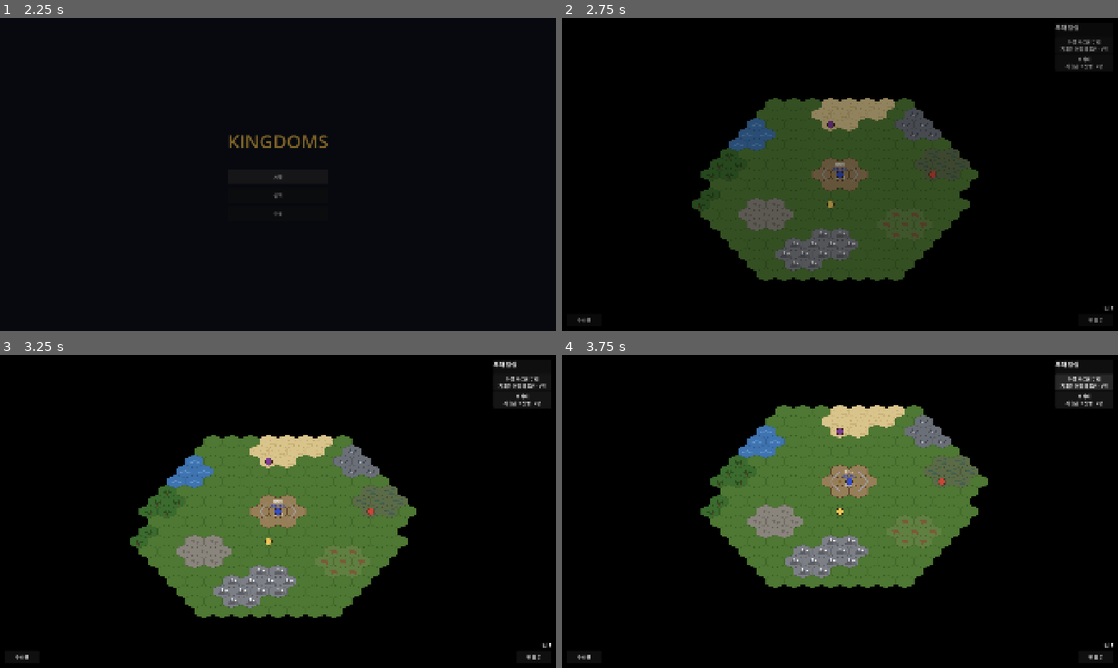
Above: before the commit, frames 1-4 (two rows, left to right).
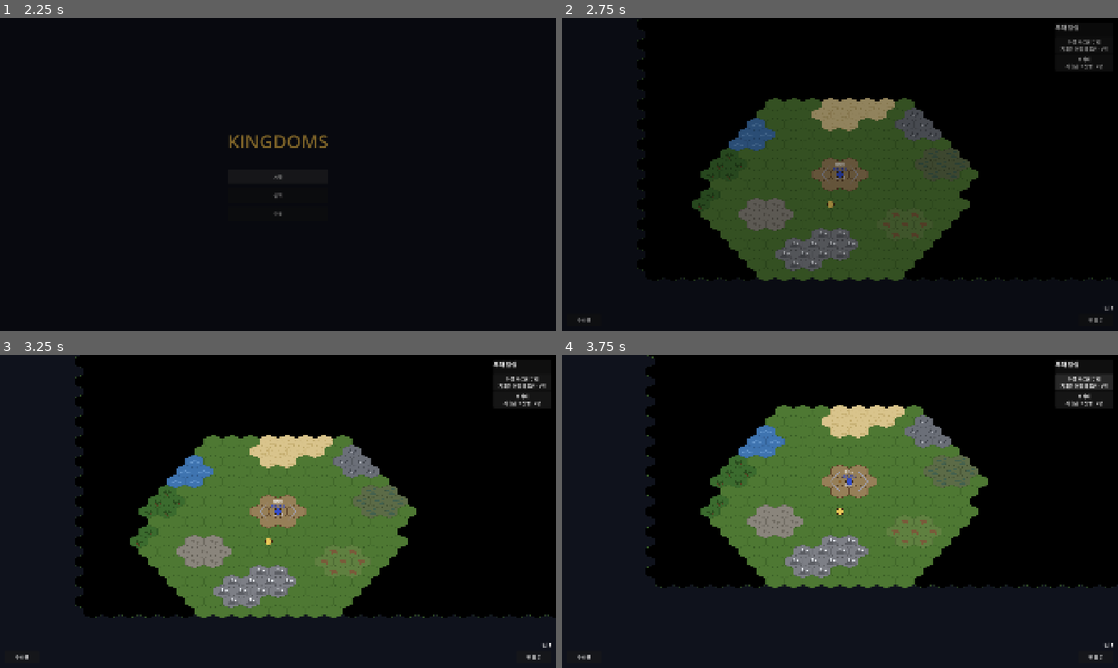
Above: after the commit, the same moments.

Repository: Johnyworld/kingdoms
Game: Godot game, scene res://scenes/splash/splash.tscn
The game is run twice, just before and just after one commit, with the same random seed, the same clock (stepped at 60 frames per second) and the same inputs.
Inputs (mouse positions are in pixels of both pictures, inside the frame that each line leads up to):
- Up to frame 1 (2.25 s): tap Enter at 0.5 s; move the mouse to (400, 158) at 0.52 s; hold D 0.53-1.25 s; hold Shift 0.53-1.25 s; click (400, 158) at 0.67 s; click "시작" at 1.25 s; click "시작" at 2 s
- Up to frame 2 (2.75 s): no input
- Up to frame 3 (3.25 s): drag from (166, 527) to (250, 574) at 2.77 s
- Up to frame 4 (3.75 s): click "아젤 하르윈 부대 지휘관 아젤 하르윈 · 5명" at 3.5 s

Frame 1 is identical in both runs. In frame 2, 0.2% of the frame differs, in the area x 13-99%, y 0-84%; in frame 3, 28%; in frame 4, 37%, in the area x 0-100%, y 0-100%.

Commit message:
feat(map): 지도 100x100 확장 + 4왕국 모서리 배치
맵 50x50→100x100. 중앙 앵커(플레이어=중앙, NPC=중앙 오프셋) 대신 4왕국을
네 모서리 근처(안쪽 MARGIN=10칸)에 배치 — 플레이어 남서(SW), 초원칸국 북서(NW)·
암흑제국 북동(NE)·사막술탄국 남동(SE, 방향 유지). 마을회관·카메라·시작 지형·
플레이어 부대는 PLAYER_BASE 기준, NPC 거점·부대는 NPC_BASES(+중앙 쪽 오프셋) 기준.
NPC_OFFSETS/NPC_BASE_OFFSETS 제거→MARGIN·PLAYER_BASE·NPC_BASES·NPC_PARTY_OFFSETS.

Co-Authored-By: Claude Opus 4.8 (1M context) <noreply@anthropic.com>

Diff:
--- a/scenes/game/fog.gd
+++ b/scenes/game/fog.gd
@@ -4,7 +4,7 @@
 ## - 탐험됨 + 현재 시야 밖: 50% 검정 (지형만 보임)
 ## - 현재 시야 안: 그리지 않음 (완전히 보임)
 ##
-## 맵 전체를 매 갱신마다 다시 그리면 낭비다(현재 50x50).
+## 맵 전체를 매 갱신마다 다시 그리면 낭비다(현재 100x100).
 ## 카메라에 보이는 셀 범위만 계산해 그리고, 그 범위가 바뀔 때만 다시 그린다.
 
 const UNSEEN_COLOR := Color(0, 0, 0, 1.0)     # 미탐험: 완전 검정
--- a/scenes/game/game.gd
+++ b/scenes/game/game.gd
@@ -1,9 +1,9 @@
 extends Node2D
-## 50x50 헥스 타일 맵(초원)을 그리고, 카메라를 중앙에 배치한다.
+## 100x100 헥스 타일 맵(초원)을 그리고, 카메라를 플레이어 거점(남서 모서리)에 배치한다.
 ## 카메라는 WASD 또는 마우스를 화면 가장자리에 대면 상하좌우로 이동한다.
 
-const MAP_WIDTH := 50
-const MAP_HEIGHT := 50
+const MAP_WIDTH := 100
+const MAP_HEIGHT := 100
 
 const CAM_SPEED := 900.0    # 픽셀/초
 const EDGE_MARGIN := 24     # 마우스 가장자리 스크롤 감지 여백(px)
@@ -30,19 +30,25 @@
 # 표적 우선순위(무방비 캠프·약한 적)를 이 반경 안에서만 우대한다. 밖이면 기존 최근접 접근으로 폴백.
 const NPC_PRIORITY_SCAN := 8
 
-# NPC 부대 배치 오프셋(맵 중앙 기준 칸). 초기 시야 안에 들도록 임시 배치한다.
-const NPC_OFFSETS := {
-	"qasim": Vector2i(5, 0),
-	"balthazar": Vector2i(0, -5),
-	"batur": Vector2i(-7, 1),
+# 4왕국 거점 배치 — 각 왕국을 맵 모서리 근처(안쪽 MARGIN칸)에 둔다. y↑=남, x↑=동.
+# 플레이어는 남서(SW), NPC 3세력은 나머지 세 모서리(방향 유지: 서=NW, 북=NE, 동=SE).
+const MARGIN := 10   # 모서리에서 거점 중심까지 안쪽 거리(칸)
+
+# 플레이어 거점(마을회관) 중심 — 남서(SW) 모서리.
+const PLAYER_BASE := Vector2i(MARGIN, MAP_HEIGHT - 1 - MARGIN)
+
+# NPC 세력 거점(캠프) 중심 — 나머지 세 모서리.
+const NPC_BASES := {
+	"batur": Vector2i(MARGIN, MARGIN),                                     # 북서(NW) — 초원 칸국(서)
+	"balthazar": Vector2i(MAP_WIDTH - 1 - MARGIN, MARGIN),                 # 북동(NE) — 암흑 제국(북)
+	"qasim": Vector2i(MAP_WIDTH - 1 - MARGIN, MAP_HEIGHT - 1 - MARGIN),    # 남동(SE) — 사막 술탄국(동)
 }
 
-# NPC 세력 거점(캠프) 배치 오프셋(맵 중앙 기준 칸). 각 부대와 같은 방향의 바깥쪽 —
-# 초기 시야 밖이라 처음엔 안개에 가려지고, 플레이어가 다가가 발견하면 드러난다.
-const NPC_BASE_OFFSETS := {
-	"qasim": Vector2i(11, 0),      # 사막 술탄국 — 동
-	"balthazar": Vector2i(0, -11), # 암흑 제국 — 북
-	"batur": Vector2i(-12, 1),     # 초원 칸국 — 서
+# NPC 부대 시작 오프셋(자기 거점 기준, 맵 중앙 쪽). 거점보다 안쪽에 서서 초기 조우 여지를 둔다.
+const NPC_PARTY_OFFSETS := {
+	"batur": Vector2i(5, 5),       # NW → 중앙(+x,+y)
+	"balthazar": Vector2i(-5, 5),  # NE → 중앙(-x,+y)
+	"qasim": Vector2i(-5, -5),     # SE → 중앙(-x,-y)
 }
 
 @onready var terrain: TileMapLayer = $TerrainLayer
@@ -152,7 +158,7 @@
 	_siege_overlay.ladders = _ladders
 	add_child(_siege_overlay)
 	# 첫 거점은 마을회관 티어로 시작(캠프에서 한 번 업그레이드된 상태) — 인구 상한 10, 시작부터 생산 건물 해금.
-	building.setup(terrain, Vector2i(MAP_WIDTH / 2, MAP_HEIGHT / 2), "town_hall")
+	building.setup(terrain, PLAYER_BASE, "town_hall")
 	building.wall_level = 1   # 시작 성벽(공성 시험용) → siege-engines.md
 	building.wall_hp = Siege.WALL_MAX_HP
 	building.gate_hp = Siege.GATE_MAX_HP
@@ -217,11 +223,11 @@
 	_min_pos = Vector2(min(corner_a.x, corner_b.x), min(corner_a.y, corner_b.y))
 	_max_pos = Vector2(max(corner_a.x, corner_b.x), max(corner_a.y, corner_b.y))
 
-## 시작 지점(중앙 캠프) 근처에 방ㄴ향별 지형 덩어리를 배치한다.
-## 서쪽=숲 · 동쪽=습지 · 북쪽=사막 · 남쪽=산. 캠프(중앙 반경1)·주인공 배치 칸과 겹치지 않게 떨어뜨린다.
+## 플레이어 거점(남서 모서리) 근처에 방향별 지형 덩어리를 배치한다.
+## 서쪽=숲 · 동쪽=습지 · 북쪽=사막 · 남쪽=산. 캠프(중심 반경1)·주인공 배치 칸과 겹치지 않게 떨어뜨린다.
 ## (y가 커질수록 남쪽, x가 커질수록 동쪽.)
 func _place_starting_terrain() -> void:
-	var center := Vector2i(MAP_WIDTH / 2, MAP_HEIGHT / 2)
+	var center := PLAYER_BASE
 	_paint_patches([center + Vector2i(-6, -1), center + Vector2i(-8, 2)], Terrain.FOREST)   # 서쪽 숲
 	_paint_patches([center + Vector2i(6, -1), center + Vector2i(8, 2)], Terrain.SWAMP)      # 동쪽 습지
 	_paint_patches([center + Vector2i(0, -6), center + Vector2i(2, -7)], Terrain.DESERT)    # 북쪽 사막
@@ -241,15 +247,14 @@
 		for n in terrain.get_surrounding_cells(center):
 			terrain.set_cell(n, source_id, Terrain.ATLAS)
 
-## 카메라를 맵 중앙 타일로 이동시킨다.
+## 카메라를 플레이어 거점(남서 모서리) 타일로 이동시킨다.
 func _center_camera() -> void:
-	var center_cell := Vector2i(MAP_WIDTH / 2, MAP_HEIGHT / 2)
-	camera.position = terrain.map_to_local(center_cell)
+	camera.position = terrain.map_to_local(PLAYER_BASE)
 	camera.make_current()
 
 ## 플레이어 + NPC 세력·영지·거점을 유닛 카탈로그에서 만든다.
-## 플레이어: 세력 "푸른 왕국" → 영지 "창천성"에 중앙 캠프를 넣는다(자원 수입 대상 _territories).
-## NPC 3세력: 각 부대 방향 바깥쪽에 수도 영지 + 완성 캠프를 배치한다(_npc_buildings, 경제 미사용).
+## 플레이어: 세력 "푸른 왕국" → 영지 "창천성"에 남서 모서리 캠프를 넣는다(자원 수입 대상 _territories).
+## NPC 3세력: 나머지 세 모서리에 수도 영지 + 완성 캠프를 배치한다(_npc_buildings, 경제 미사용).
 func _setup_factions() -> void:
 	var spec := UnitTypes.get_party(UnitTypes.PLAYER_ID)
 	var territory := Territory.new(spec["territory"], _camp_resources())
@@ -259,9 +264,8 @@
 	_territories = [territory]
 	_factions = [_player_faction]
 
-	var center := Vector2i(MAP_WIDTH / 2, MAP_HEIGHT / 2)
 	for id in UnitTypes.NPC_IDS:
-		_npc_buildings.append(_setup_npc_base(id, center + NPC_BASE_OFFSETS[id]))
+		_npc_buildings.append(_setup_npc_base(id, NPC_BASES[id]))
 
 ## NPC 세력 하나의 거점을 만든다: 세력 → 수도 영지 → 완성 캠프(중심 base_cell). 캠프 노드를 반환한다.
 ## 세력·영지는 캠프의 territory 참조로 살아 있게 유지된다(_npc_buildings가 캠프 노드를 보유).
@@ -287,18 +291,17 @@
 
 ## 부대를 유닛 카탈로그에서 생성한다.
 ## 플레이어 부대(아젤 하르윈)는 기존 $Party 노드에 채우고 금색 유지.
-## NPC 부대 3개는 새로 인스턴스화해 세력 색으로 그리고 시작 지점 주변에 배치(표시만).
+## NPC 부대 3개는 새로 인스턴스화해 세력 색으로 그리고 각자 거점 앞(맵 중앙 쪽)에 배치.
 func _setup_parties() -> void:
 	_populate_party(party, UnitTypes.PLAYER_ID)
 	party.add_siege_unit(SiegeUnit.new())   # 플레이어 부대 시작 투석기 1대 → siege-engines.md
-	var center := Vector2i(MAP_WIDTH / 2, MAP_HEIGHT / 2)
 	for id in UnitTypes.NPC_IDS:
 		var p := PARTY_SCENE.instantiate()
 		add_child(p)
 		_populate_party(p, id)
 		p.add_siege_unit(SiegeUnit.new())   # 로빙 NPC 시작 투석기 1대(5f positioning 공성) → siege-engines.md
 		p.token_color = UnitTypes.get_party(id)["color"]
-		p.position = terrain.map_to_local(center + NPC_OFFSETS[id])
+		p.position = terrain.map_to_local(NPC_BASES[id] + NPC_PARTY_OFFSETS[id])
 		_npc_parties.append(p)
 
 ## 부대에 카탈로그 멤버를 채우고 이름·지휘관을 설정한다.
@@ -314,7 +317,7 @@
 
 ## 주인공 부대를 캠프 바로 아래(캠프 영역 밖) 타일에 배치한다.
 func _place_party() -> void:
-	var party_cell := Vector2i(MAP_WIDTH / 2, MAP_HEIGHT / 2 + 3)
+	var party_cell := PLAYER_BASE + Vector2i(0, 3)
 	party.position = terrain.map_to_local(party_cell)
 
 ## 주인공 위치에서 이동력만큼 BFS로 도달 셀(파랑)을 구하고, 공격 가능한 적(빨강)을 분류한다.
Not shown, changed: docs/spec/features/map-and-camera.md
Not shown, changed: docs/spec/features/npc-bases.md
Not shown, changed: docs/spec/features/parties.md
